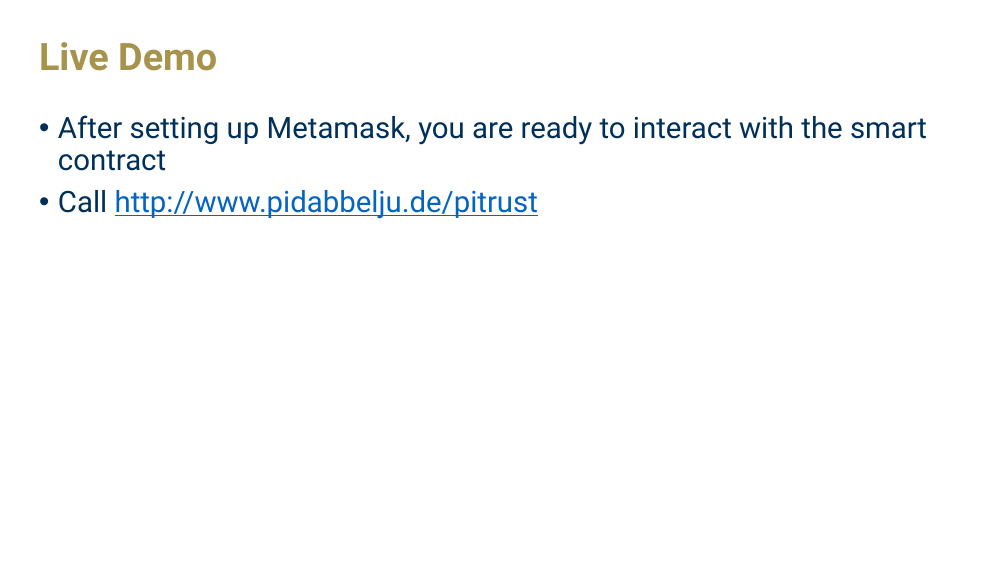
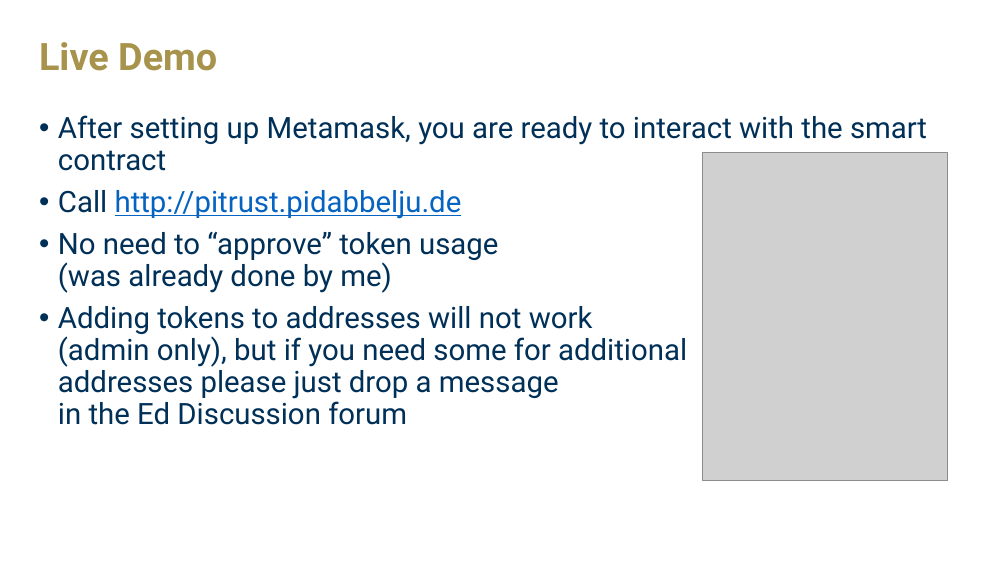
Before and after one commit to PiDabbelju/CS6675-PiTrust, a slide deck: slide 17 of PPT/CS6675-PiTrust.pptx. Drawn at 1008x567 pixels with LibreOffice and Linux fonts; fonts in the diff are those of the drawing; grey boxes stand for pictures; background and template pictures are left out. Boxes give left, top, right and bottom in pixels: in the first picture for what was removed or moved away, otherwise in the second. Text is boxed around its words. In the diff, an @@ line names an element or a change of style, - is before the commit and + after.

```diff
--- a/PPT/CS6675-PiTrust.pptx
+++ b/PPT/CS6675-PiTrust.pptx
@@ picture added at [702,152,948,480] @@
@@ text at [58,190,687,425]: text changed; text colour #0563C1 to #003057 @@
-• Call http://www.pidabbelju.de/pitrust
+• Call http://pitrust.pidabbelju.de
+• No need to “approve” token usage
+  (was already done by me)
+• Adding tokens to addresses will not work
+  (admin only), but if you need some for additional
+  addresses please just drop a message
+  in the Ed Discussion forum
```
Also in this commit, not shown: 1 other slide changed, 2 slides added, 1 slide removed.
